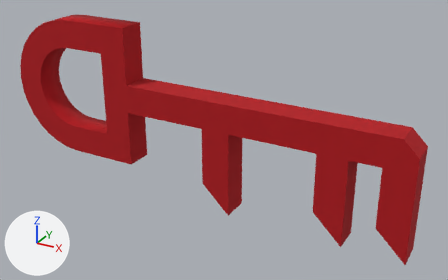
Before and after pictures for a commit that changed the FBX model unity_project/Paper Box/Assets/Models/Items/Items.fbx_Key_12.fbx.
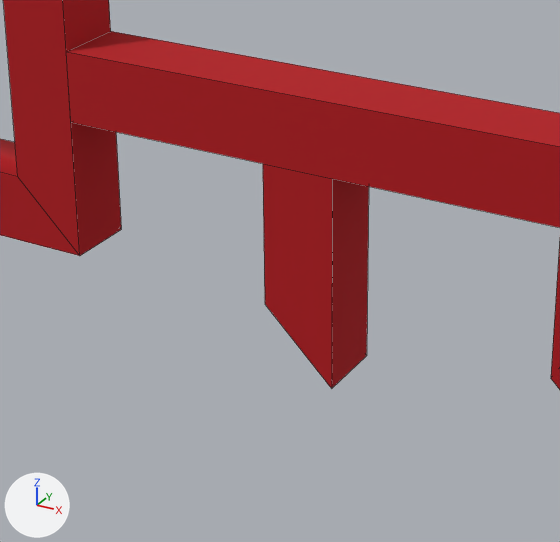
There are two pictures of each version: one whole from a 50 mm lens placed at (2.255, -5.333, 0.147), pointed at (2.069, -4.995, -0.022), one close up on the part from 22% to 71% of the width and 24% to 98% of the height. Every picture has the same lights, and +X, +Y and +Z are marked at lower left. The close-ups show mesh edges as thin lines.

The scene before the commit, as lines of its bpy script (objects in view):
```python
me_cube_063 = bpy.data.meshes.new('Cube.063')
me_cube_063.from_pydata(...)  # 110 vertices, 67 faces; spans x -0.1..0.2, y -0.01..0.01, z -0.07..0.05
me_cube_063.materials.append(mat_red)  # red #b40e17
ob_key_12 = bpy.data.objects.new('Key 12', me_cube_063)
ob_key_12.location = (2.0, -5.0, 0.0)
```
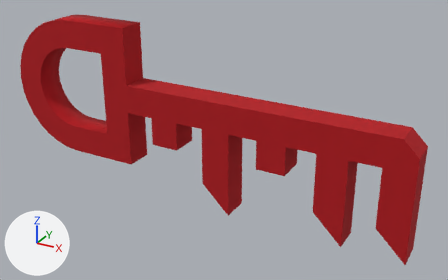
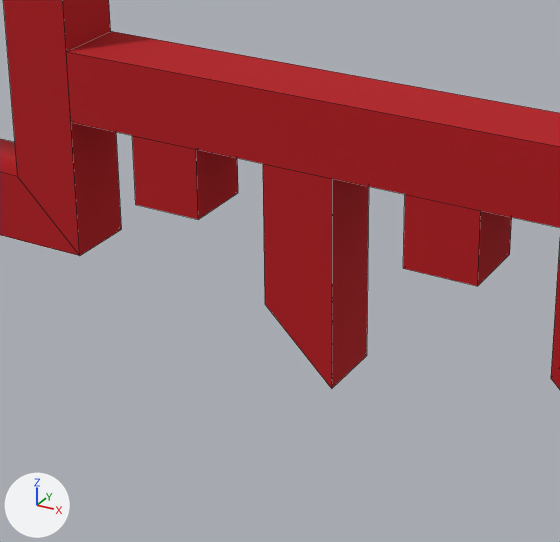
Pixel boxes [x1, y1, x2, y2] of what changed, in the close-ups (560 x 542 px):
```json
{"part": 1, "of": "me_cube_063", "change": "added", "after": [132, 136, 238, 220], "on screen": "red"}
{"part": 2, "of": "me_cube_063", "change": "added", "after": [403, 194, 512, 286], "on screen": "red"}
```

The change, as JSON lines over the scene's bpy script:
```json
{"block": "me_cube_063", "where": "me_cube_063.from_pydata(...)  # 110 vertices, 67 faces; spans x -0.1..0.2, y -0.01..0.01, z -0.07..0.05"}
{"block": "me_cube_063", "where": "# used by ob_key_12; location = (2.0, -5.0, 0.0)"}
{"block": "me_cube_063", "change": "me_cube_063 part 1: a new loose piece, a box spanning x 0.02..0.04, y -0.01..0.01, z -0.03..-0.01, in mat_red (red #b40e17)"}
{"block": "me_cube_063", "change": "me_cube_063 part 2: a new loose piece, a box spanning x 0.1..0.12, y -0.01..0.01, z -0.03..-0.01, in mat_red (red #b40e17)"}
```
